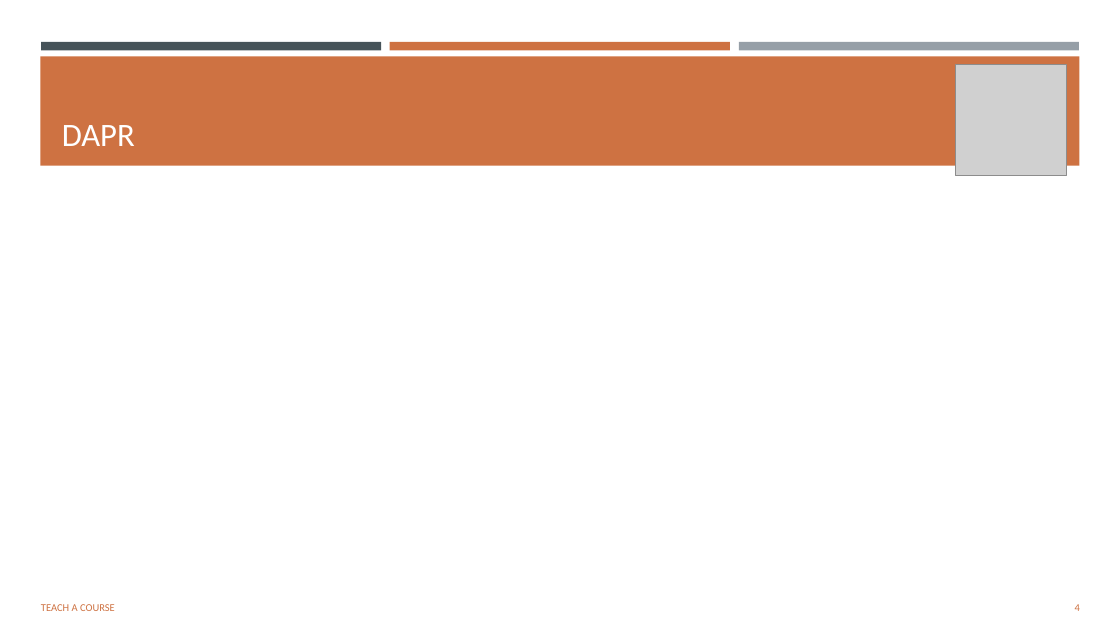
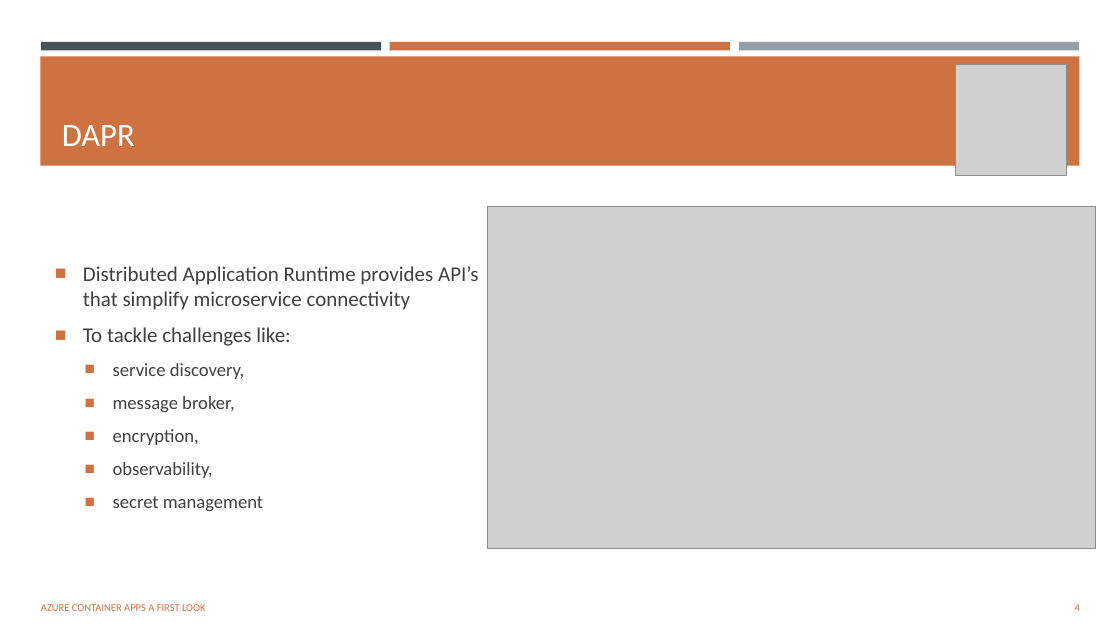
Before and after one commit to msjonathan/aca-demo, a slide deck: slide 4 of presentation/Application Container Apps.pptx. Drawn at 1120x630 pixels with LibreOffice and Linux fonts; fonts in the diff are those of the drawing; grey boxes stand for pictures. Boxes give left, top, right and bottom in pixels: in the first picture for what was removed or moved away, otherwise in the second. Text is boxed around its words. In the diff, an @@ line names an element or a change of style, - is before the commit and + after.

```diff
--- a/presentation/Application Container Apps.pptx
+++ b/presentation/Application Container Apps.pptx
@@ picture added at (488,207,1096,548) @@
@@ text added at (83,266,478,511), 18 pt, text #404040 @@
+■ Distributed Application Runtime provides API’s
+  that simplify microservice connectivity
+■ To tackle challenges like:
+  ■ service discovery,
+  ■ message broker,
+  ■ encryption,
+  ■ observability,
+  ■ secret management
@@ text at (41,604,206,611): text changed @@
-TEACH A COURSE
+AZURE CONTAINER APPS A FIRST LOOK
```
Also in this commit, not shown: 14 other slides changed.
